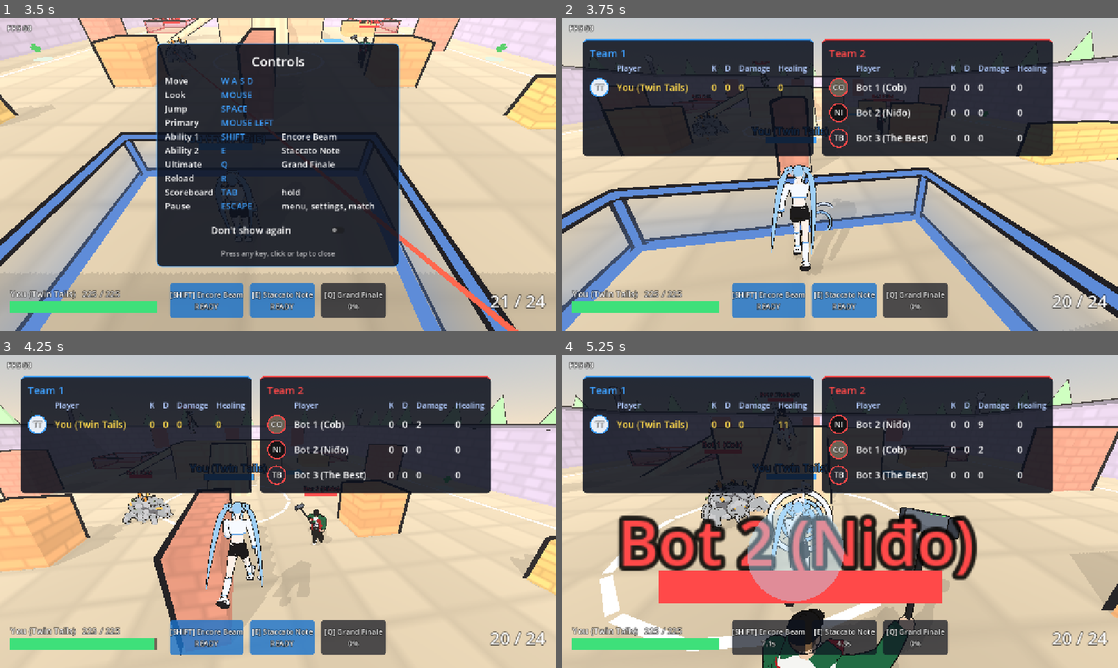
Above: before the commit, frames 1-4 (two rows, left to right).
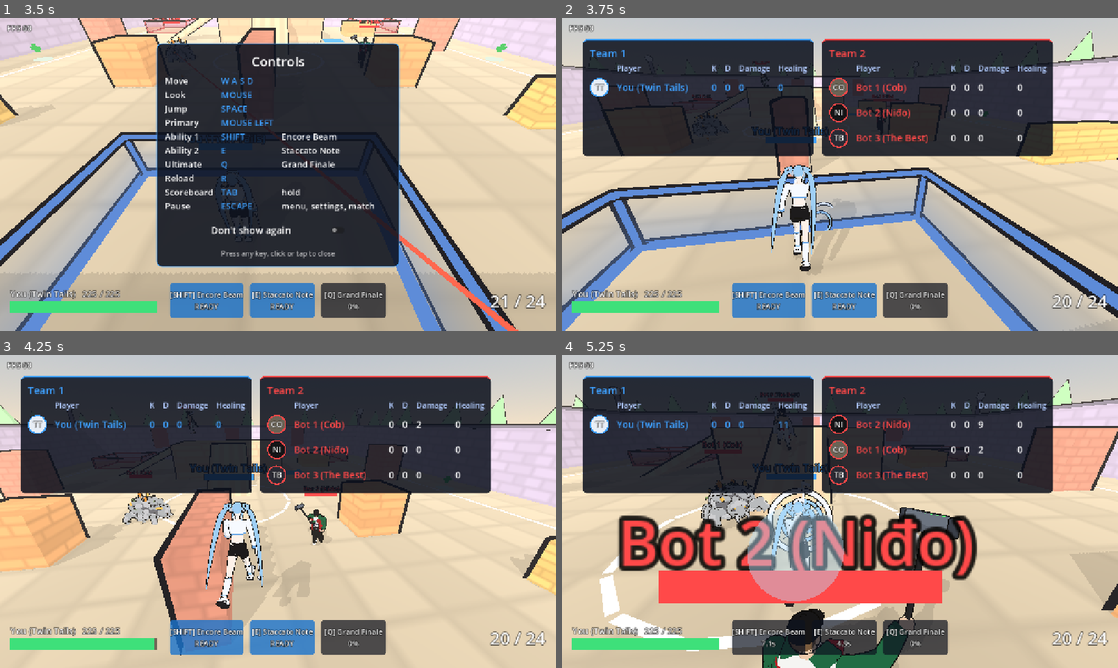
Above: after the commit, the same moments.

Repository: AvocadoFlour/arena
Game: Godot game, scene res://src/main.tscn
Same seed, same stepped clock (60 frames per second), same inputs: the game is played once before the commit and once after it.
Inputs (mouse positions are in pixels of both pictures, inside the frame that each line leads up to):
- Up to frame 1 (3.5 s): click "Play" at 0.5 s; click "Don't show again" at 1.25 s; click "Don't show again" at 2 s; click "Don't show again" at 2.75 s
- Up to frame 2 (3.75 s): tap Enter at 3.5 s; move the mouse to (867, 174) at 3.52 s; hold W (move_forward) from 3.53 s (still down); hold Tab (scoreboard) from 3.53 s (still down); click (867, 174) at 3.67 s
- Up to frame 3 (4.25 s): keep holding W (move_forward); keep holding Tab (scoreboard); tap Space (jump) at 3.77 s
- Up to frame 4 (5.25 s): keep holding W (move_forward); move the mouse to (812, 511) at 4.27 s; release Tab (scoreboard) at 4.28 s; tap Shift (ability1) at 4.35 s; tap Space (jump) at 4.52 s; tap Tab (scoreboard) at 4.55 s; move the mouse to (851, 505) at 5.02 s; hold Tab (scoreboard) from 5.03 s (still down); tap E (ability2) at 5.1 s

Frame 1 is identical in both runs. In frame 2, 0.7% of the frame differs, in the area x 9-66%, y 20-40%; in frame 3, 0.7%; in frame 4, 0.7%.

Commit message:
Score table: own team panel ally green, other teams red, own row self blue, names + badge rings by relation (FFA all but self red); mode passed by the scoreboard or resolved from the root

Diff:
--- a/src/ui/score_table.gd
+++ b/src/ui/score_table.gd
@@ -3,15 +3,28 @@
 ## Team-column score table shared by the Tab scoreboard and the match-end summary.
 ## One panel per team; each row: badge (hero initials), player name, K, D, damage, healing.
 ## Rows are >= 52 px tall (touch-friendly); the local player's row is highlighted.
+## Colours come from TeamPalette, seen from the local player: own row self blue, the own team's panel ally green,
+## other teams' panels red; other players' names + badge rings ally green / enemy red (FFA: everyone but self red).
+## Rebuilt on every refresh (Tab scoreboard 4 Hz), so a team change or hero swap recolours at once.
 const COLS := ["", "Player", "K", "D", "Damage", "Healing"]
 const ROW_H := 52.0
-const HIGHLIGHT := Color(1, 0.85, 0.3)
+const HIGHLIGHT := TeamPalette.SELF   ## the local player's own row
 var row_total := 0
 
 static func team_title(team: int) -> String:
     return "Team %d" % (team + 1) if team >= 0 else "No team"
 
-func build(stats: MatchStats, heroes: Array, player) -> void:
+## Panel colour of team `t` (rows = its MatchStats rows): ally/enemy by TeamPalette.team_relation; in FFA a
+## panel holding only the local player is self blue.
+static func panel_color(t: int, rows: Array, player, mode: String) -> Color:
+    if player != null and is_instance_valid(player) and not rows.is_empty() and rows.all(func(r): return r.hero == player):
+        return TeamPalette.SELF if mode == "ffa" else TeamPalette.ALLY
+    return TeamPalette.color(TeamPalette.team_relation(t, player, mode))
+
+## `mode` "" = resolve from the composition root (TeamPalette.mode_near).
+func build(stats: MatchStats, heroes: Array, player, mode := "") -> void:
+    if mode == "":
+        mode = TeamPalette.mode_near(self)
     for c in get_children():
         remove_child(c)
         c.queue_free()
@@ -27,7 +40,8 @@
         panel.size_flags_horizontal = Control.SIZE_EXPAND_FILL
         var sb := StyleBoxFlat.new()
         sb.bg_color = Color(0.03, 0.05, 0.1, 0.85)
-        sb.border_color = HeroBadge.TEAM_COLORS.get(t, Color.WHITE)
+        sb.border_color = panel_color(t, groups[t], player, mode)
+        panel.set_meta("relation_color", sb.border_color)
         sb.border_width_top = 4
         sb.set_corner_radius_all(10)
         sb.set_content_margin_all(16)
@@ -48,9 +62,11 @@
         for r in groups[t]:
             var me: bool = player != null and r.hero == player
             var col := HIGHLIGHT if me else Color.WHITE
+            var rel_col := TeamPalette.color(TeamPalette.relation(r.hero, player, mode))
             var badge := HeroBadge.for_hero(r.hero, 44)
+            badge.ring = rel_col
             grid.add_child(badge)
-            var nm := _cell(r.name, col, 22)
+            var nm := _cell(r.name, HIGHLIGHT if me else rel_col, 22)
             nm.custom_minimum_size = Vector2(200, ROW_H)
             nm.clip_text = true
             grid.add_child(nm)
--- a/src/ui/scoreboard.gd
+++ b/src/ui/scoreboard.gd
@@ -4,6 +4,7 @@
 ## badges and K / D / damage / healing per player (ScoreTable), player highlighted.
 var stats: MatchStats
 var player
+var mode := ""   ## "" = resolve from the composition root; the HUD keeps it current
 var table: ScoreTable
 var held_override := -1   ## tests: 1 = force held, 0 = force released, -1 = read input
 var _t := 0.0
@@ -44,7 +45,7 @@
 func refresh() -> void:
     if table == null or stats == null:
         return
-    table.build(stats, get_tree().get_nodes_in_group("heroes"), player)
+    table.build(stats, get_tree().get_nodes_in_group("heroes"), player, mode)
 
 func row_count() -> int:
     return table.row_total if table else 0
